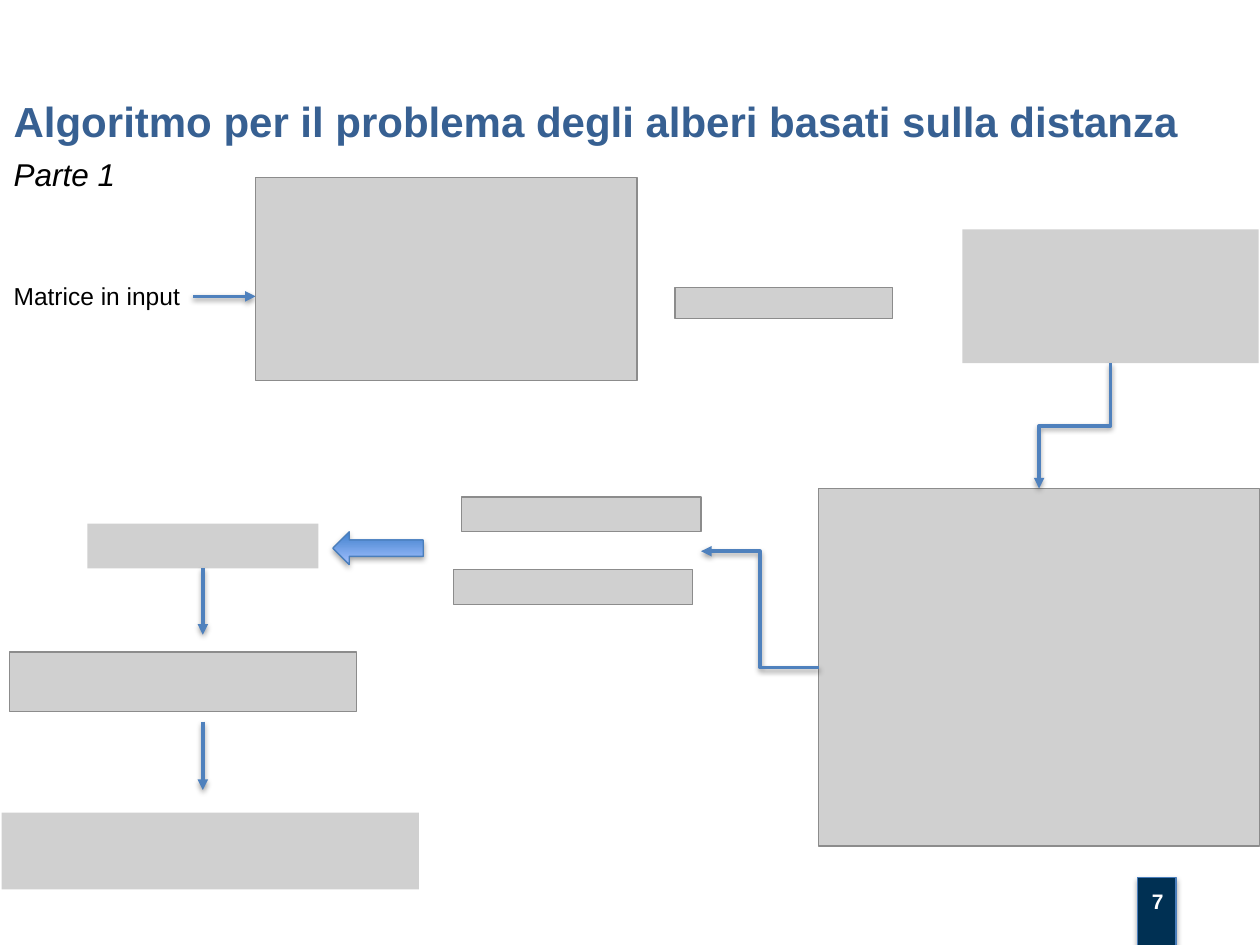
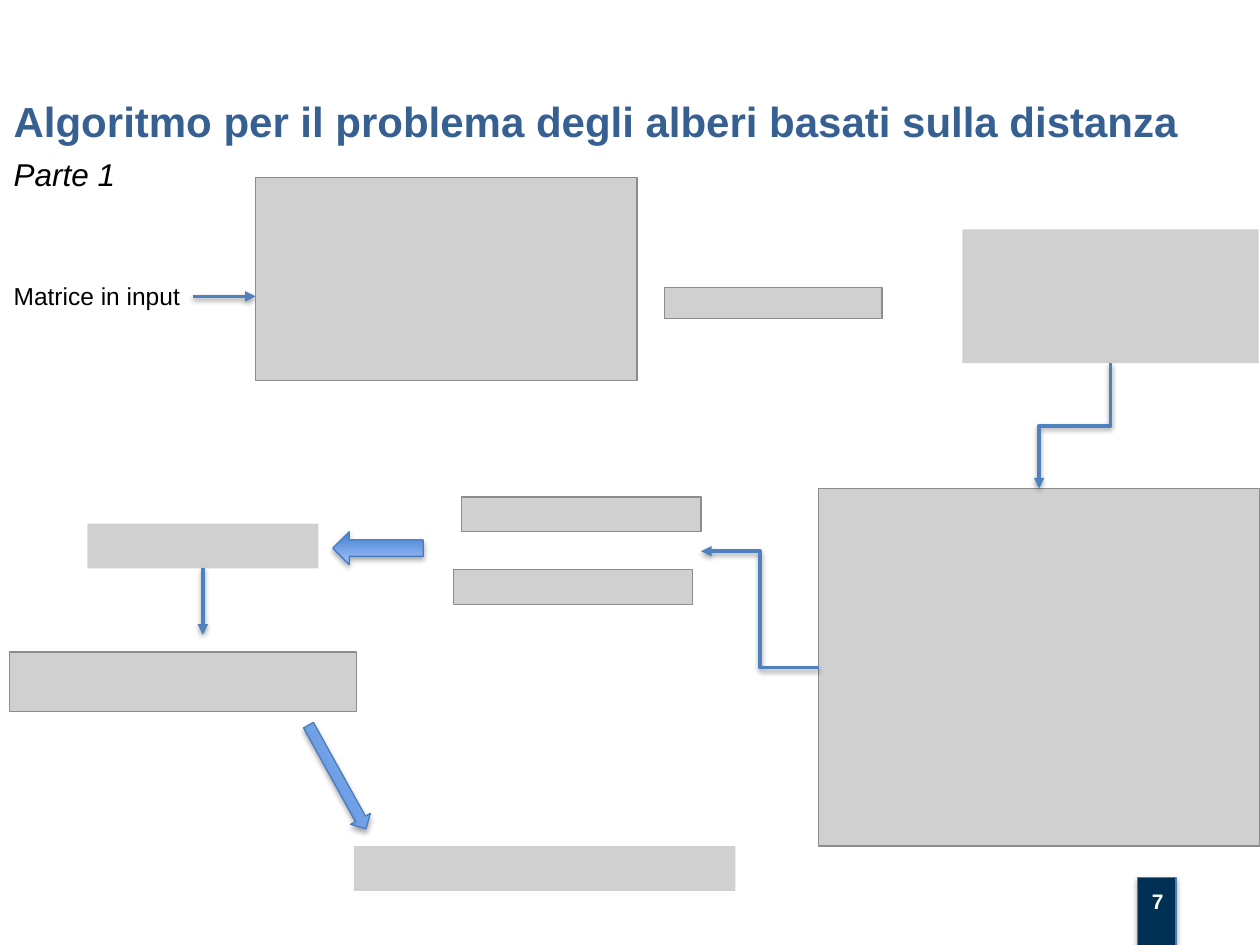
Before and after one commit to mtortoli/Thesis, a slide deck: slide 7 of Discussione Laurea/Slides v.1.0.pptx. Drawn at 1260x945 pixels with LibreOffice and Linux fonts; fonts in the diff are those of the drawing; grey boxes stand for pictures; background and template pictures are left out. Boxes give left, top, right and bottom in pixels: in the first picture for what was removed or moved away, otherwise in the second. Text is boxed around its words. In the diff, an @@ line names an element or a change of style, - is before the commit and + after.

```diff
--- a/Discussione Laurea/Slides v.1.0.pptx
+++ b/Discussione Laurea/Slides v.1.0.pptx
@@ picture moved from (x1=675, y1=287, x2=893, y2=319) to (x1=664, y1=287, x2=882, y2=319) @@
@@ arrow removed from (203, 722) to (203, 790) @@
@@ right arrow added at (x1=299, y1=720, x2=376, y2=835), fill gradient #3F80CE to #A4C4FF, outline #4B7EBC 0.75 pt @@
@@ picture removed at (x1=1, y1=813, x2=418, y2=890) @@
@@ picture added at (x1=354, y1=847, x2=736, y2=892) @@
```
Also in this commit, not shown: 13 other slides changed, 1 other file.
